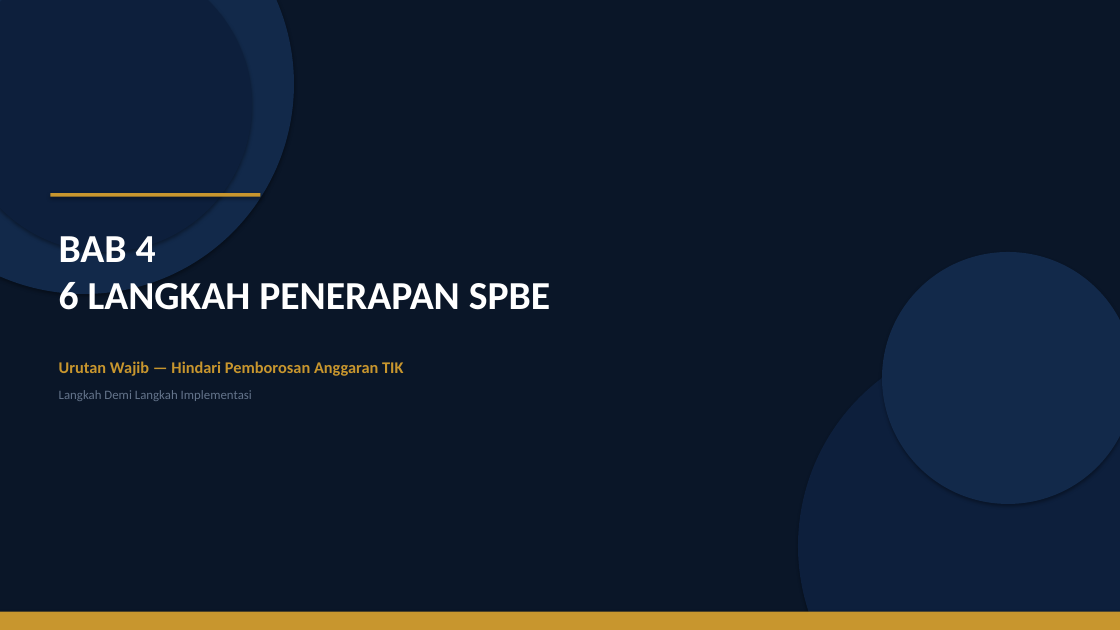
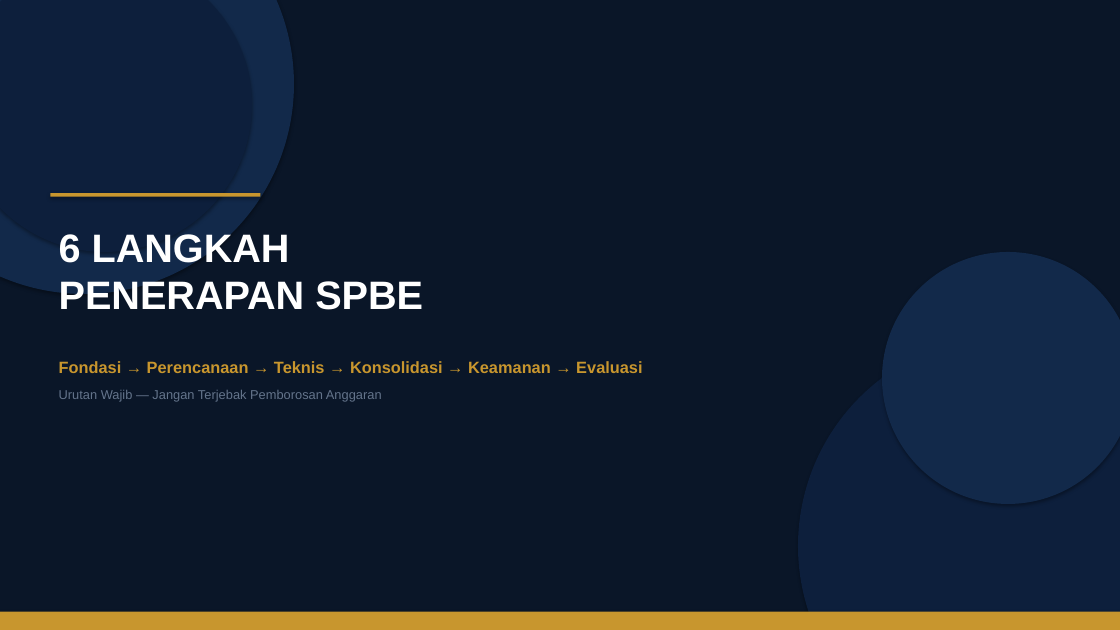
Before and after one commit to rahadiana/coba_ppt, a slide deck: slide 10 of SPBE_Transformasi_Birokrasi.pptx. Drawn at 1120x630 pixels with LibreOffice and Linux fonts; fonts in the diff are those of the drawing. Boxes give left, top, right and bottom in pixels: in the first picture for what was removed or moved away, otherwise in the second. Text is boxed around its words. In the diff, an @@ line names an element or a change of style, - is before the commit and + after.

Commit message:
fix: restore original SPBE presentation from initial commit

```diff
--- a/SPBE_Transformasi_Birokrasi.pptx
+++ b/SPBE_Transformasi_Birokrasi.pptx
@@ text at [59, 230, 423, 310]: text changed; font Calibri to Arial @@
-BAB 4
-6 LANGKAH PENERAPAN SPBE
+6 LANGKAH
+PENERAPAN SPBE
@@ text at [59, 361, 642, 373]: text changed; font Calibri to Arial @@
-Urutan Wajib — Hindari Pemborosan Anggaran TIK
+Fondasi → Perencanaan → Teknis → Konsolidasi → Keamanan → Evaluasi
@@ text at [59, 390, 382, 402]: text changed; font Calibri to Arial @@
-Langkah Demi Langkah Implementasi
+Urutan Wajib — Jangan Terjebak Pemborosan Anggaran
```
Also in this commit, not shown: 14 other slides changed, 1 slide added, 1 slide removed.
